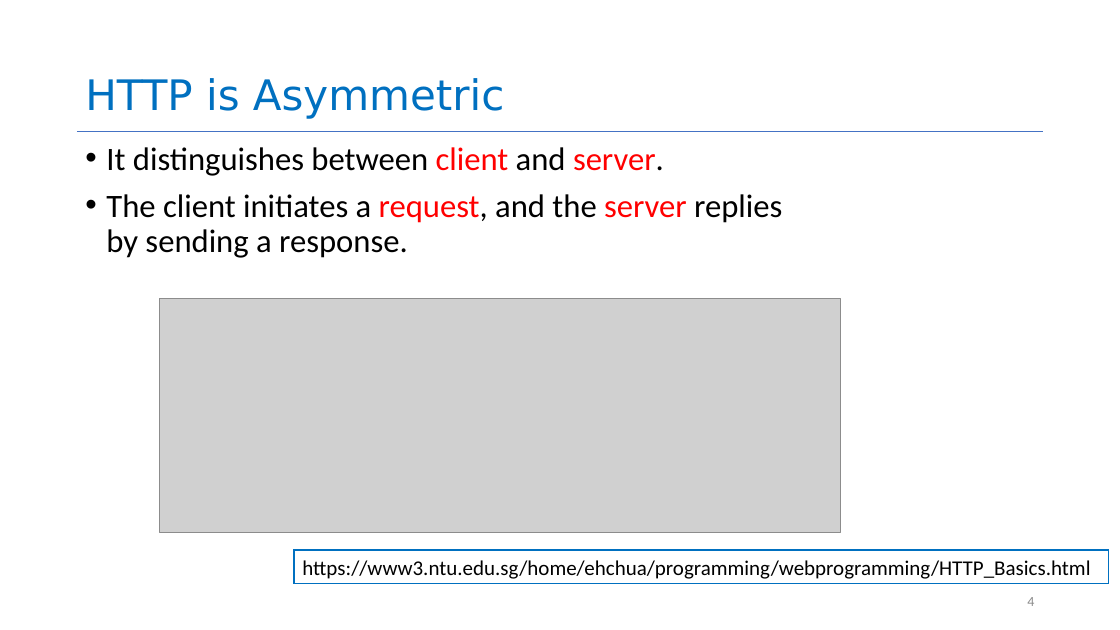
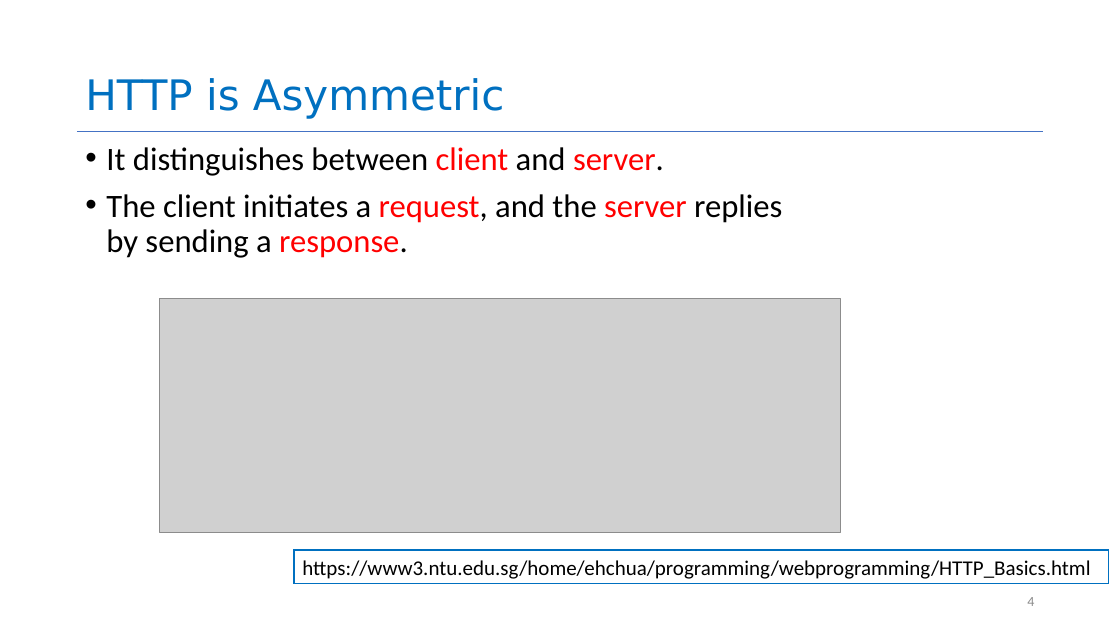
Before and after one commit to neu-se/CS4530-CS5500-Spring-2021, a slide deck: slide 4 of Slides/Lesson 3.2 HTTP Basics.pptx. Drawn at 1120x630 pixels with LibreOffice and Linux fonts; fonts in the diff are those of the drawing; grey boxes stand for pictures. Boxes give left, top, right and bottom in pixels: in the first picture for what was removed or moved away, otherwise in the second. Text is boxed around its words. In the diff, an @@ line names an element or a change of style, - is before the commit and + after.

```diff
--- a/Slides/Lesson 3.2 HTTP Basics.pptx
+++ b/Slides/Lesson 3.2 HTTP Basics.pptx
@@ text at <box>106,194,782,258</box>: text colour #000000 to #FF0000 in "response." @@
```
Also in this commit, not shown: 8 other slides changed, 1 other file.
